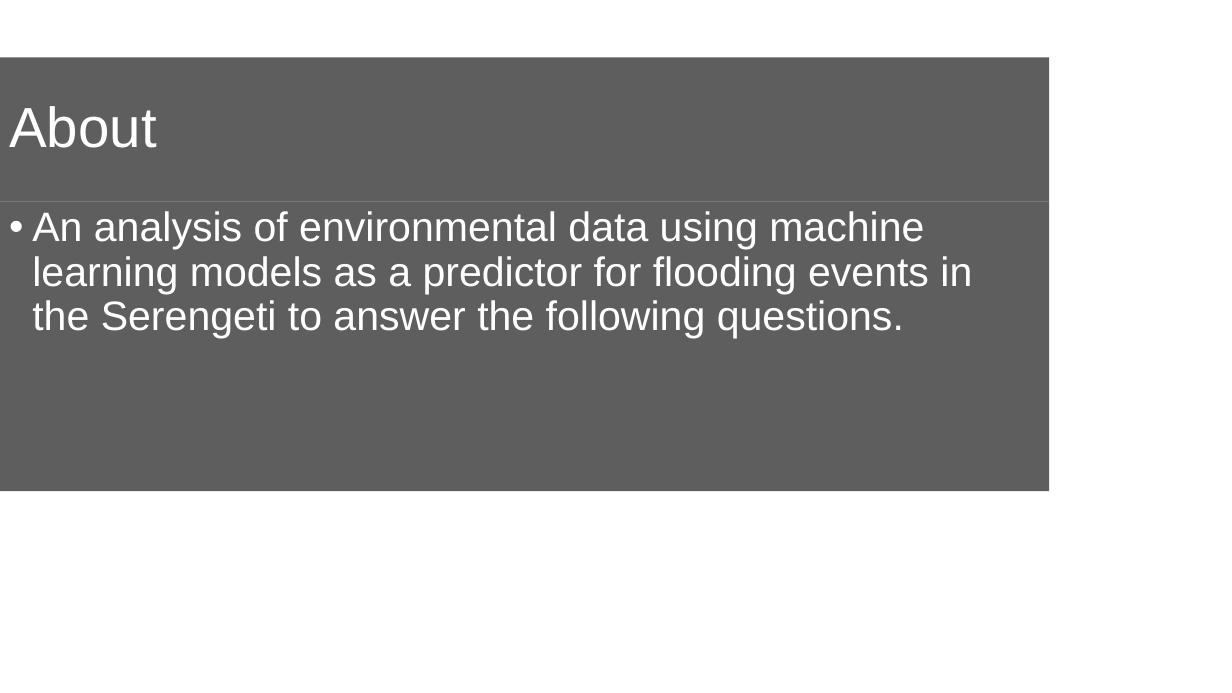
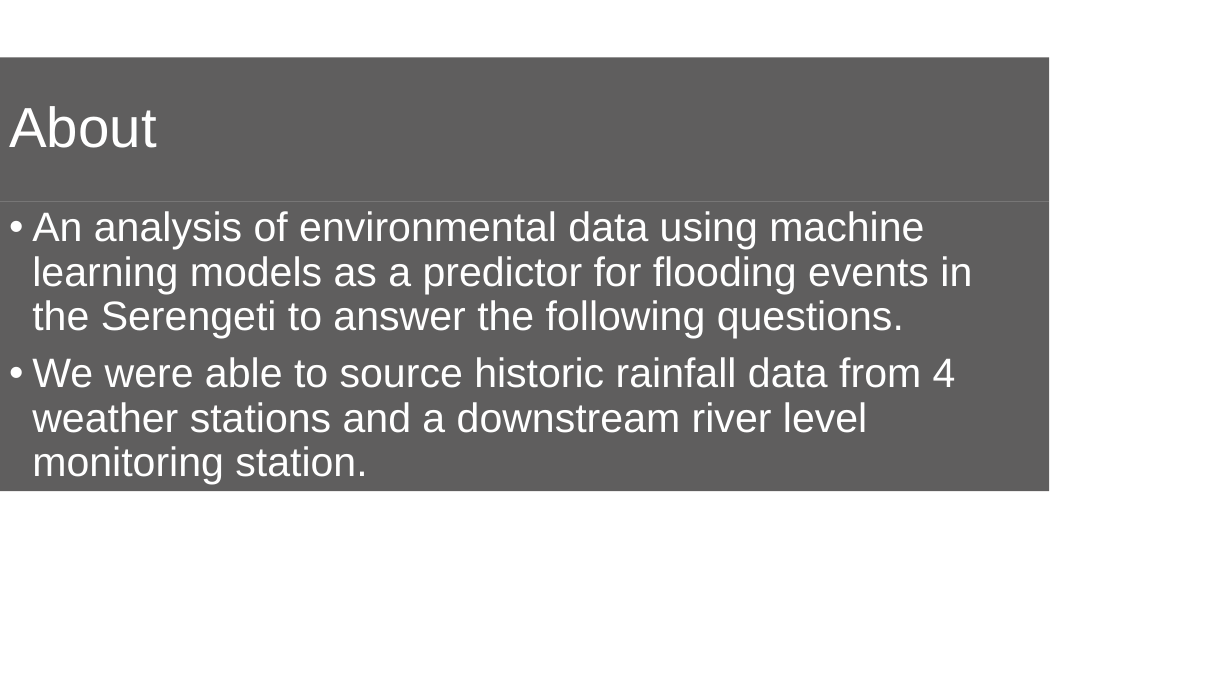
Before and after one commit to EpicTomatoSauce/uwa_final_project, a slide deck: slide 2 of UWA Final Project.pptx. Drawn at 1232x693 pixels with LibreOffice and Linux fonts; fonts in the diff are those of the drawing; background and template pictures are left out. Boxes give left, top, right and bottom in pixels: in the first picture for what was removed or moved away, otherwise in the second. Text is boxed around its words. In the diff, an @@ line names an element or a change of style, - is before the commit and + after.

```diff
--- a/UWA Final Project.pptx
+++ b/UWA Final Project.pptx
@@ text at (32,357,956,484): paragraph added @@
+• We were able to source historic rainfall data from 4 weather stations and a downstream river level monitoring station.
```
Also in this commit, not shown: 1 other slide changed.
